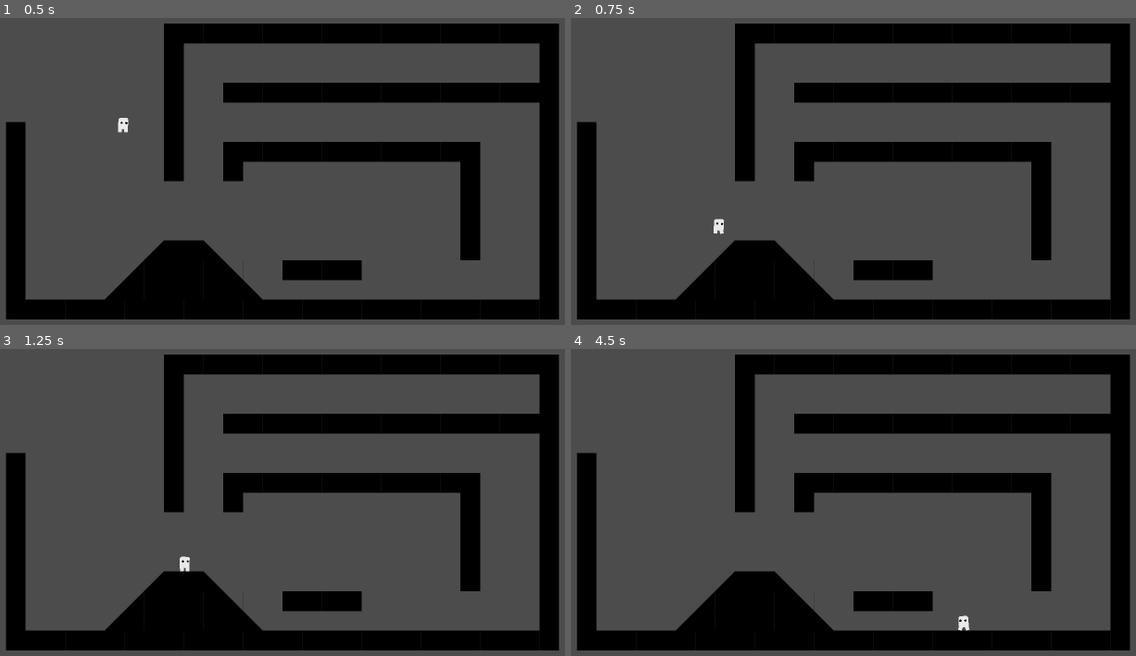
Above: before the commit, frames 1-4 (two rows, left to right).
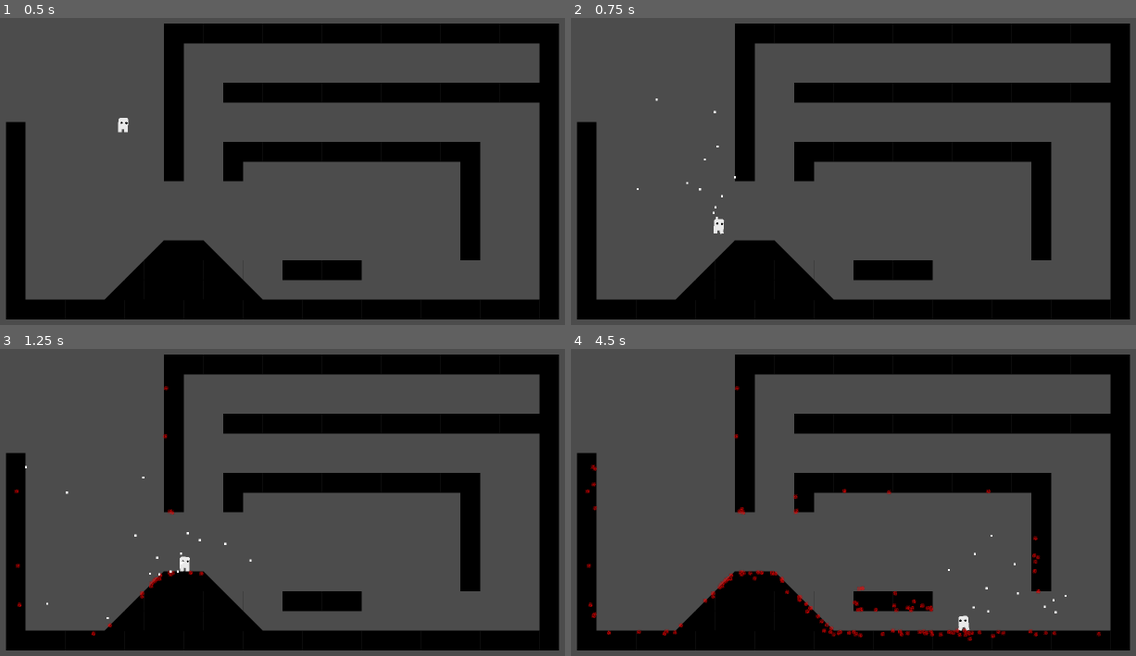
Above: after the commit, the same moments.

Repository: Maigal/gorace
Game: Godot game, scene res://Levels/level_0.tscn
Two runs of this game, one before a commit and one after it. Both use one fixed random seed, a clock stepped at 60 frames per second and the inputs below. This scene is started directly instead of the project's main scene.
Inputs:
- Up to frame 1 (0.5 s): no input
- Up to frame 2 (0.75 s): tap Enter at 0.5 s; hold Right (move_right) from 0.53 s (still down); hold T (test, bound only after the commit) from 0.53 s (still down)
- Up to frame 3 (1.25 s): keep holding Right (move_right); keep holding T (test, bound only after the commit); tap Space (jump) at 0.77 s
- Up to frame 4 (4.5 s): release T (test, bound only after the commit) at 1.28 s; tap T (test, bound only after the commit) at 1.35, 2.85, 4.35 s; tap Space (jump) at 1.52, 3.02, 3.77 s; release Right (move_right) at 2.03 s; hold Left (move_left) 2.03-2.78 s; hold T (test, bound only after the commit) 2.03-2.78 s; hold Right (move_right) 2.78-4.28 s; hold T (test, bound only after the commit) 3.53-4.28 s; hold Left (move_left) from 4.28 s (still down)

Frame 1 is identical in both runs. In frame 2, less than 0.1% of the frame differs, in the area x 11-30%, y 26-66%; in frame 3, 0.3%; in frame 4, 1.2%, in the area x 2-94%, y 12-96%.

Commit message:
blood test 1

Diff:
--- /dev/null
+++ b/client/Blood/BloodController.gd
@@ -0,0 +1,22 @@
+extends Node2D
+
+var BloodParticle = load("res://Blood/BloodParticle.tscn")
+export var BloodParticleNumber = 1
+export var RandomVelocity = 800.0
+
+
+
+var rnd = RandomNumberGenerator.new()
+
+func splatter(particles_to_spawn = -1):
+	print('SPLATTER')
+	if (particles_to_spawn <= 0):
+		particles_to_spawn = BloodParticleNumber
+
+		var spawnedParticle: RigidBody2D
+
+		for i in range(particles_to_spawn):
+			spawnedParticle = BloodParticle.instance()
+			get_tree().root.add_child(spawnedParticle)
+			spawnedParticle.global_position = global_position
+			spawnedParticle.linear_velocity = Vector2(rnd.randf_range(-RandomVelocity, RandomVelocity), rnd.randf_range(-RandomVelocity, RandomVelocity))
--- /dev/null
+++ b/client/Blood/BloodController.tscn
@@ -0,0 +1,6 @@
+[gd_scene load_steps=2 format=2]
+
+[ext_resource path="res://Blood/BloodController.gd" type="Script" id=1]
+
+[node name="BloodController" type="Node2D"]
+script = ExtResource( 1 )
--- /dev/null
+++ b/client/Blood/BloodParticle.gd
@@ -0,0 +1,8 @@
+extends RigidBody2D
+
+
+
+
+func _on_BloodParticle_body_entered(body):
+	get_tree().call_group("room", "draw_blood_splatter", position.x , position.y, linear_velocity.x, linear_velocity.y, Color(1.0,0,0,1.0))
+	queue_free()
--- /dev/null
+++ b/client/Blood/BloodParticle.tscn
@@ -0,0 +1,29 @@
+[gd_scene load_steps=5 format=2]
+
+[ext_resource path="res://Blood/BloodParticle.gd" type="Script" id=1]
+
+[sub_resource type="Gradient" id=1]
+colors = PoolColorArray( 1, 1, 1, 1, 1, 1, 1, 1 )
+
+[sub_resource type="GradientTexture" id=2]
+gradient = SubResource( 1 )
+width = 1
+
+[sub_resource type="RectangleShape2D" id=3]
+extents = Vector2( 0.1, 0.1 )
+
+[node name="BloodParticle" type="RigidBody2D"]
+collision_layer = 4
+collision_mask = 2
+gravity_scale = 5.0
+contacts_reported = 1
+contact_monitor = true
+script = ExtResource( 1 )
+
+[node name="Sprite" type="Sprite" parent="."]
+scale = Vector2( 5, 5 )
+texture = SubResource( 2 )
+
+[node name="CollisionShape2D" type="CollisionShape2D" parent="."]
+shape = SubResource( 3 )
+[connection signal="body_entered" from="." to="." method="_on_BloodParticle_body_entered"]
--- a/client/Levels/Room.gd
+++ b/client/Levels/Room.gd
@@ -1,9 +1,16 @@
 extends Node2D
 
 var otherPlayer = preload("res://PlayerOther.tscn")
+var bloodTexture = ImageTexture.new()
+var bloodData = Image.new()
+var rng = RandomNumberGenerator.new()
 
 func _ready():
 	get_tree().call_group("global", "joined_room")
+	bloodData.create(1800,900, false, Image.FORMAT_RGBA8) # Different formats will have more colors but be slower
+	bloodData.fill(Color(0,0,0,0))
+	bloodTexture.create_from_image(bloodData)
+	bloodTexture.resource_name = "BloodTexture"
 
 func create_other_players(players_list):
 	print('entrando')
@@ -38,3 +45,17 @@
 
 func disconnect_player(player_id):
 	get_node("OtherPlayers/OtherPlayer" + str(player_id)).queue_free()
+func draw_blood_splatter(x,y, xvelo, yvelo, col):
+	print(xvelo, yvelo)
+	bloodData.lock() #Image must be locked when you want to write to it
+	for ix in range(-5, 5):
+		for iy in range(-5, 5):
+			if abs(ix) != abs(iy) || (abs(ix) < 3 && abs(iy) < 3):
+				bloodData.set_pixel(x+ix, y+iy, Color(col.r, col.g, col.b, rng.randf_range(0, 1)))
+	bloodData.set_pixel(x, y, col)
+	bloodData.unlock() #Drawing done, so unlock
+	update_blood_texture()
+
+func update_blood_texture():
+	bloodTexture.set_data(bloodData) # set_data() and create_from_image() seem to do the same thing and have the same performance.
+	$BloodSprite.texture = bloodTexture
--- a/client/Levels/level_0.tscn
+++ b/client/Levels/level_0.tscn
@@ -95,4 +95,7 @@
 [node name="Player" parent="." instance=ExtResource( 1 )]
 position = Vector2( 333, 170 )
 
+[node name="BloodSprite" type="Sprite" parent="."]
+centered = false
+
 [node name="OtherPlayers" type="Node" parent="."]
--- a/client/Player.gd
+++ b/client/Player.gd
@@ -26,6 +26,8 @@
 
 func _physics_process(delta):
 
+	if Input.is_action_pressed("test"):
+		explode()
 
 	if wallJumpKnockback > 0:
 		wallJumpKnockback -= 5
@@ -146,3 +148,6 @@
 		return
 	anim_player.play(anim_name)
 	current_animation = anim_name
+
+func explode():
+	$BloodController.splatter()
--- a/client/Player.tscn
+++ b/client/Player.tscn
@@ -1,9 +1,10 @@
-[gd_scene load_steps=11 format=2]
+[gd_scene load_steps=12 format=2]
 
 [ext_resource path="res://Sprites/Player/body.png" type="Texture" id=1]
 [ext_resource path="res://Sprites/Player/leg.png" type="Texture" id=2]
 [ext_resource path="res://Sprites/Player/eyes.png" type="Texture" id=3]
 [ext_resource path="res://Player.gd" type="Script" id=4]
+[ext_resource path="res://Blood/BloodController.tscn" type="PackedScene" id=5]
 
 [sub_resource type="CapsuleShape2D" id=1]
 radius = 11.7051
@@ -562,3 +563,5 @@
 anims/jump = SubResource( 4 )
 anims/run = SubResource( 5 )
 anims/wallslide = SubResource( 6 )
+
+[node name="BloodController" parent="." instance=ExtResource( 5 )]
--- a/client/project.godot
+++ b/client/project.godot
@@ -47,6 +47,11 @@
 , Object(InputEventKey,"resource_local_to_scene":false,"resource_name":"","device":0,"alt":false,"shift":false,"control":false,"meta":false,"command":false,"pressed":false,"scancode":16777232,"unicode":0,"echo":false,"script":null)
  ]
 }
+test={
+"deadzone": 0.5,
+"events": [ Object(InputEventKey,"resource_local_to_scene":false,"resource_name":"","device":0,"alt":false,"shift":false,"control":false,"meta":false,"command":false,"pressed":false,"scancode":84,"unicode":0,"echo":false,"script":null)
+ ]
+}
 
 [layer_names]
 
